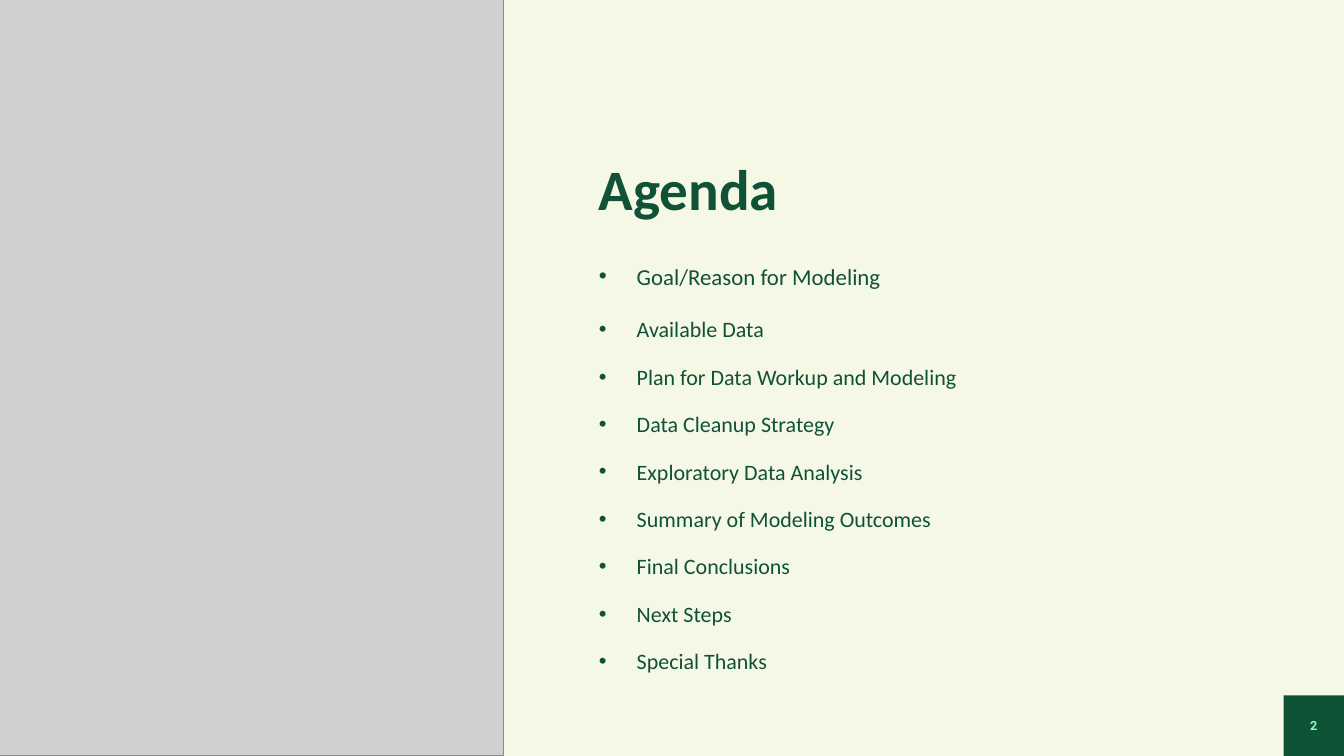
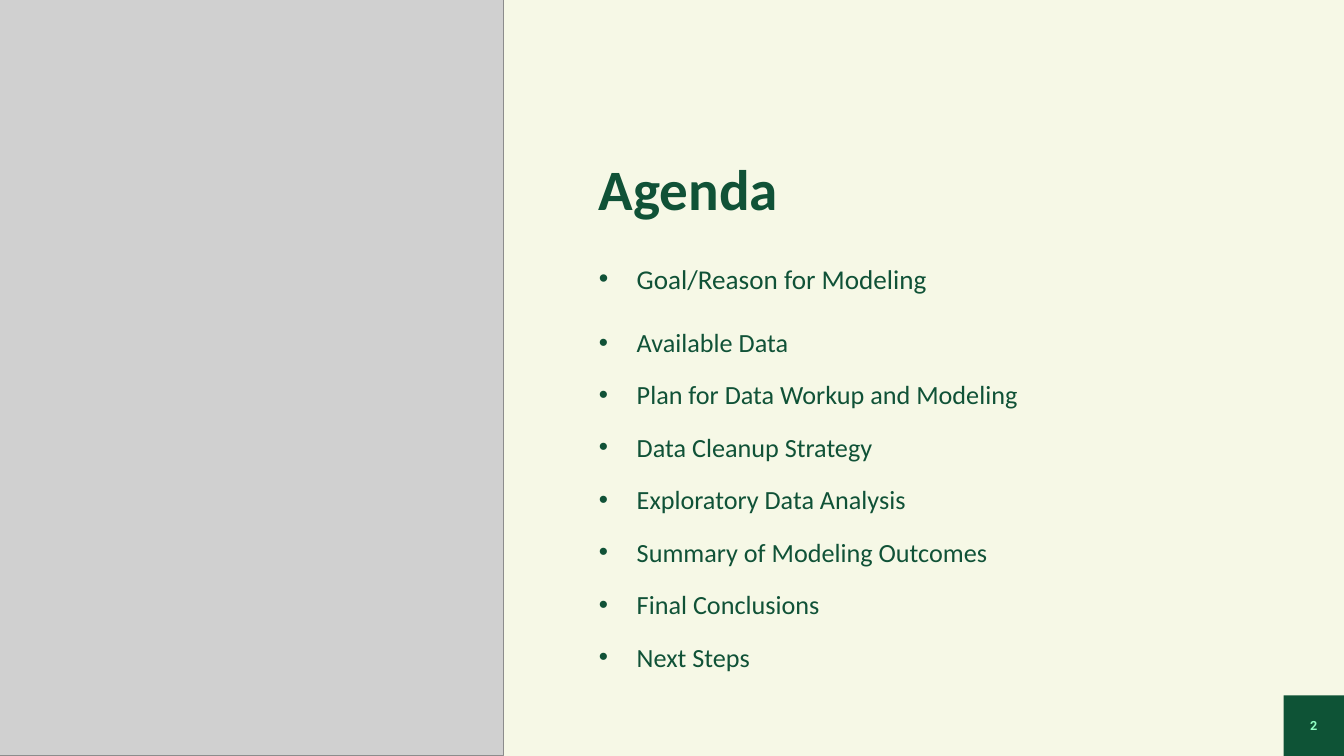
Before and after one commit to benpeters252/Projects, a slide deck: slide 2 of Springboard/Capstone MN Housing Cost/MN Housing.pptx. Drawn at 1344x756 pixels with LibreOffice and Linux fonts; fonts in the diff are those of the drawing; grey boxes stand for pictures; background and template pictures are left out. Boxes give left, top, right and bottom in pixels: in the first picture for what was removed or moved away, otherwise in the second. Text is boxed around its words. In the diff, an @@ line names an element or a change of style, - is before the commit and + after.

```diff
--- a/Springboard/Capstone MN Housing Cost/MN Housing.pptx
+++ b/Springboard/Capstone MN Housing Cost/MN Housing.pptx
@@ text at [637,270,1017,614]: paragraph removed @@
-• Special Thanks
@@ text "Goal/Reason for Modeling" at [637,270,1017,614]: size 16.3 to 19.4 pt in "Goal/Reason for Modeling"; size 15.7 to 18.7 pt in "Available Data", "Plan for Data Workup and Modeling", "Data Cleanup Strategy", "Exploratory Data Analysis" and 3 more places @@
```
Also in this commit, not shown: 7 other slides changed, 2 other files.
